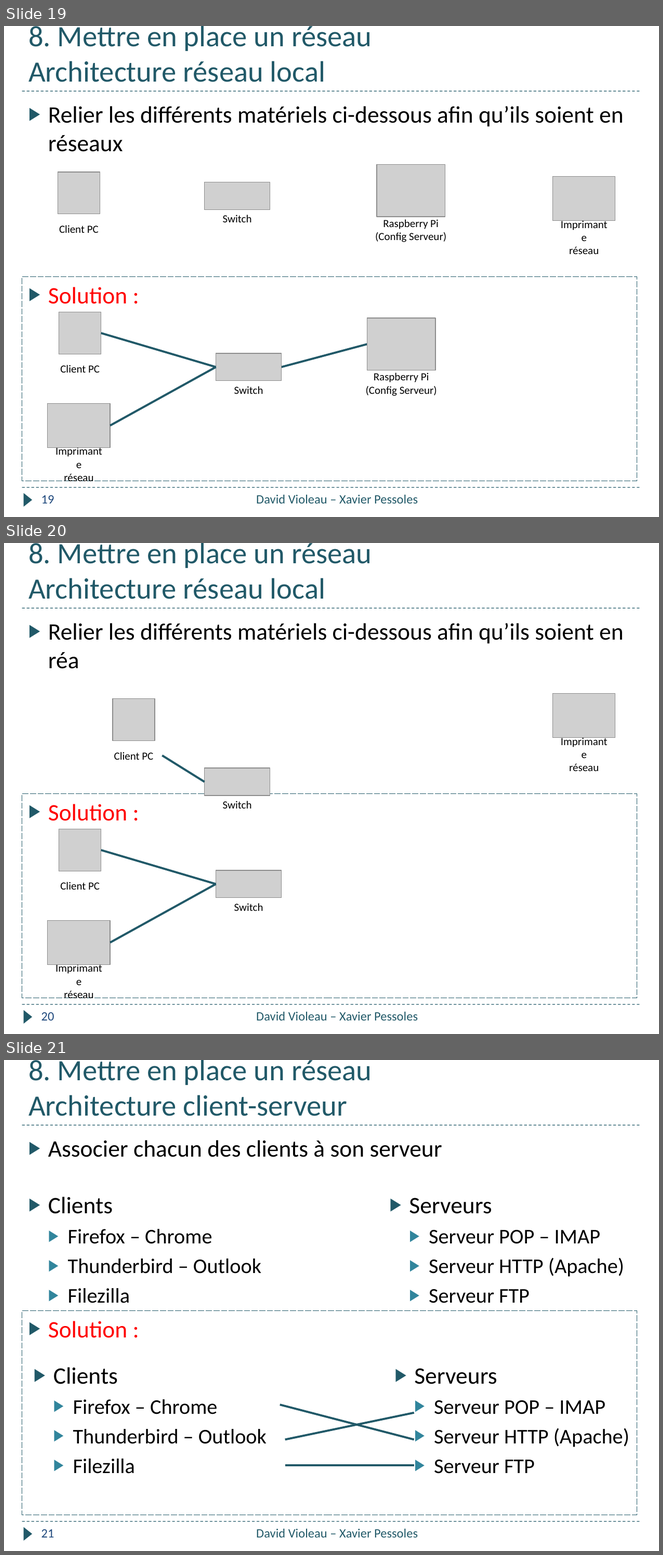
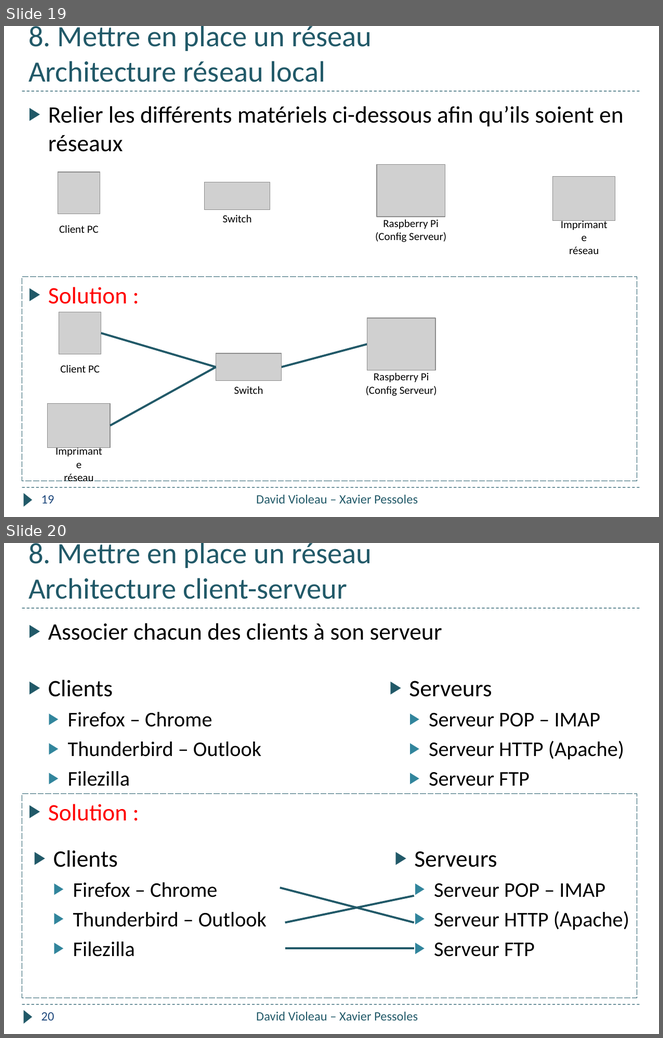
Before and after one commit to xpessoles/Informatique_College, a slide deck: Formation_2018/Quizz_Pomme/Quizz_Pomme.pptx. Shown one above the other, each under a label of ours: slides 19, 20 and 21 before the commit, slides 19 and 20 after it. The pictures are 663x1555 and 663x1038 pixels, drawn with LibreOffice and Linux fonts; fonts in the diff are those of the drawing; grey boxes stand for pictures. Boxes give left, top, right and bottom in pixels: in the first picture for what was removed or moved away, otherwise in the second. Text is boxed around its words. In the diff, an @@ line names an element or a change of style, - is before the commit and + after.

```diff
--- a/Formation_2018/Quizz_Pomme/Quizz_Pomme.pptx
+++ b/Formation_2018/Quizz_Pomme/Quizz_Pomme.pptx
@@ slide 20 removed at (4, 543, 659, 1034), background #FFFFFF; not listed: 3 template elements that a slide beside it also shows @@
@@ title removed at (28, 543, 372, 599) @@
-8. Mettre en place un réseau
-Architecture réseau local
@@ text removed at (48, 623, 624, 669) @@
-▶ Relier les différents matériels ci-dessous afin qu’ils soient en réa
@@ picture removed at (553, 694, 616, 737) @@
@@ picture removed at (113, 699, 155, 741) @@
@@ text removed at (114, 752, 153, 760) @@
-Client PC
@@ line removed from (205, 782) to (162, 756) @@
@@ picture removed at (205, 768, 270, 796) @@
@@ text removed at (569, 763, 599, 771) @@
-Imprimante
-réseau
@@ rectangle removed at (22, 794, 637, 999) @@
-▶ Solution :
@@ text removed at (223, 801, 252, 809) @@
-Switch
@@ picture removed at (59, 830, 101, 871) @@
@@ line removed from (216, 884) to (101, 850) @@
@@ text removed at (60, 882, 100, 890) @@
-Client PC
@@ line removed from (110, 943) to (216, 884) @@
@@ picture removed at (216, 871, 282, 898) @@
@@ text removed at (234, 903, 263, 911) @@
-Switch
@@ picture removed at (48, 921, 111, 965) @@
@@ text removed at (64, 991, 93, 999) @@
-Imprimante
-réseau
@@ page number removed at (41, 1013, 54, 1021) @@
-20
@@ text removed at (256, 1012, 418, 1021) @@
-David Violeau – Xavier Pessoles
@@ what was slide 21 is now slide 20 @@
@@ page number at (41, 1013, 54, 1021): text changed @@
-21
+20
```
Also in this commit, not shown: 1 slide added, 1 other file.
